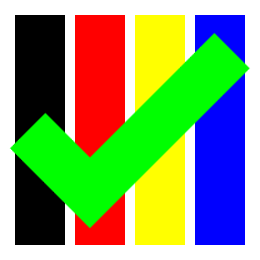
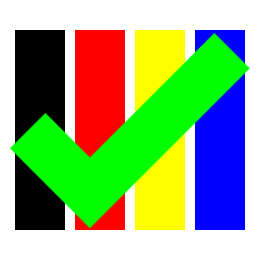
The second 260 x 260 image is a revision of the first. Changes to its layers:
painted on "Blue" over 195, 15, 245, 245
painted on "Yellow" over 135, 15, 185, 245
painted on "Black" over 15, 15, 65, 245
painted on "Red" over 75, 15, 125, 245
removed layer "Background" over 15, 15, 245, 245
